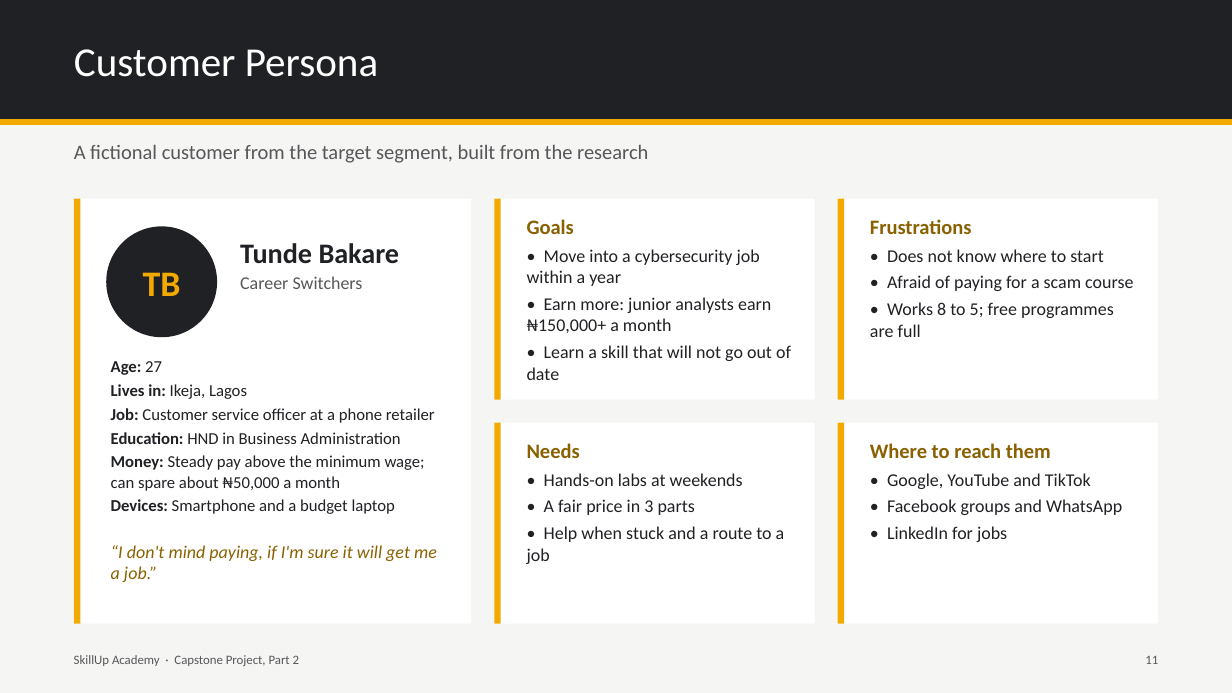
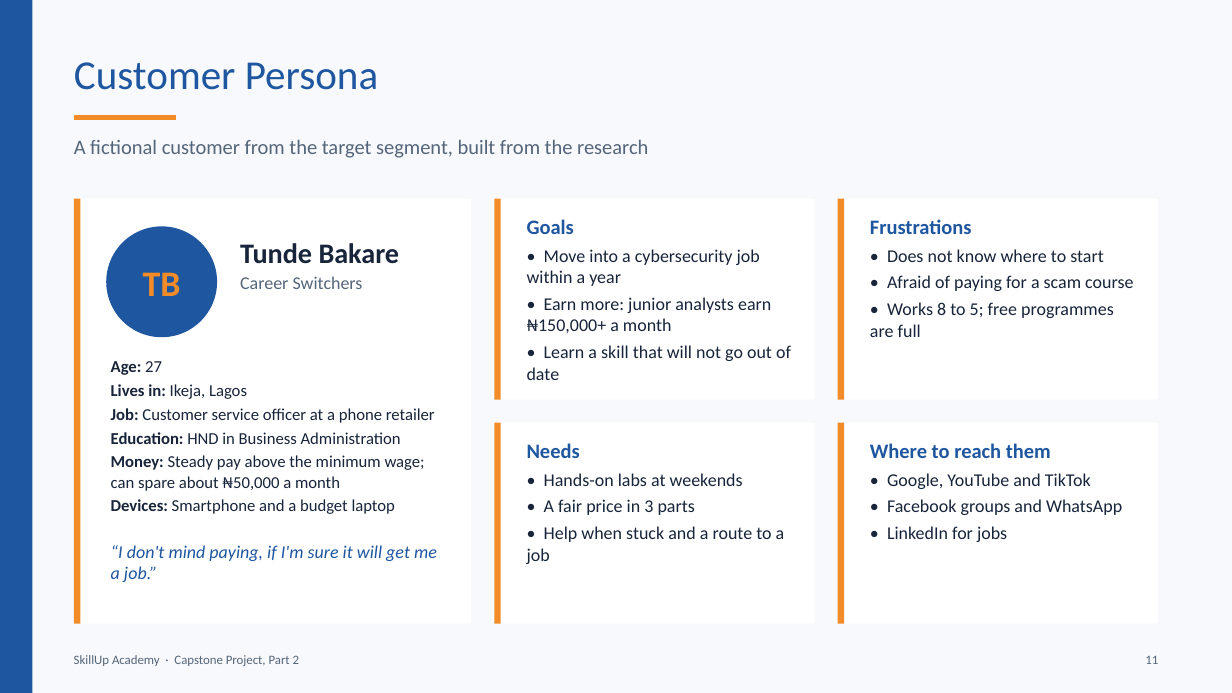
Before and after one commit to BadboyVee/BlackHoleeee, a slide deck: slide 11 of capstone/Customer_Analysis.pptx. Drawn at 1232x693 pixels with LibreOffice and Linux fonts; fonts in the diff are those of the drawing. Boxes give left, top, right and bottom in pixels: in the first picture for what was removed or moved away, otherwise in the second. Text is boxed around its words. In the diff, an @@ line names an element or a change of style, - is before the commit and + after.

```diff
--- a/capstone/Customer_Analysis.pptx
+++ b/capstone/Customer_Analysis.pptx
@@ background #F5F5F3 to #F7F9FC @@
@@ rectangle removed at (0, 0, 1232, 120) @@
@@ rectangle added at (0, 0, 32, 693), fill #1E56A0 @@
@@ title "Customer Persona": place and size @@
-title "Customer Persona" at (74, 49, 378, 77)
+title "Customer Persona" at (74, 62, 378, 90)
@@ title "Customer Persona" at (74, 62, 378, 90): text colour #FFFFFF to #1E56A0 @@
@@ line added from (74, 117) to (176, 117), #F28C28 4 pt @@
@@ line removed from (0, 122) to (1232, 122) @@
@@ text colour #57575A to #55657A in 3 elements at (74, 655, 299, 666), (1145, 656, 1158, 664), (74, 139, 648, 158) @@
@@ fill #F2A900 to #F28C28 in 5 elements at (494, 199, 501, 399), (838, 199, 845, 399), (494, 423, 501, 624), (838, 423, 845, 624), (74, 199, 80, 624) @@
@@ ellipse "TB" at (106, 226, 217, 337): text colour #F2A900 to #F28C28; fill #202124 to #1E56A0 @@
@@ text "Tunde Bakare" at (240, 243, 400, 289): text colour #202124 to #17243A in "Tunde Bakare"; text colour #57575A to #55657A in "Career Switchers" @@
@@ text "Goals" at (527, 219, 791, 380): text colour #8A6100 to #1E56A0 in "Goals"; text colour #202124 to #17243A @@
@@ text "Frustrations" at (870, 219, 1133, 337): text colour #8A6100 to #1E56A0 in "Frustrations"; text colour #202124 to #17243A in "• Does not know where to start", "• Afraid of paying for a scam ...", "• Works 8 to 5; free programmes ..." @@
@@ text "Age: 27" at (111, 361, 435, 514): text colour #202124 to #17243A @@
@@ text "Needs" at (527, 443, 785, 564): text colour #8A6100 to #1E56A0 in "Needs"; text colour #202124 to #17243A @@
@@ text "Where to reach them" at (870, 443, 1122, 542): text colour #8A6100 to #1E56A0 in "Where to reach them"; text colour #202124 to #17243A in "• Google, YouTube and TikTok", "• Facebook groups and WhatsApp", "• LinkedIn for jobs" @@
@@ text "“I don't mind paying, if ..." at (111, 545, 437, 582): text colour #8A6100 to #1E56A0 @@
```
Also in this commit, not shown: 15 other slides changed, 7 other files.
